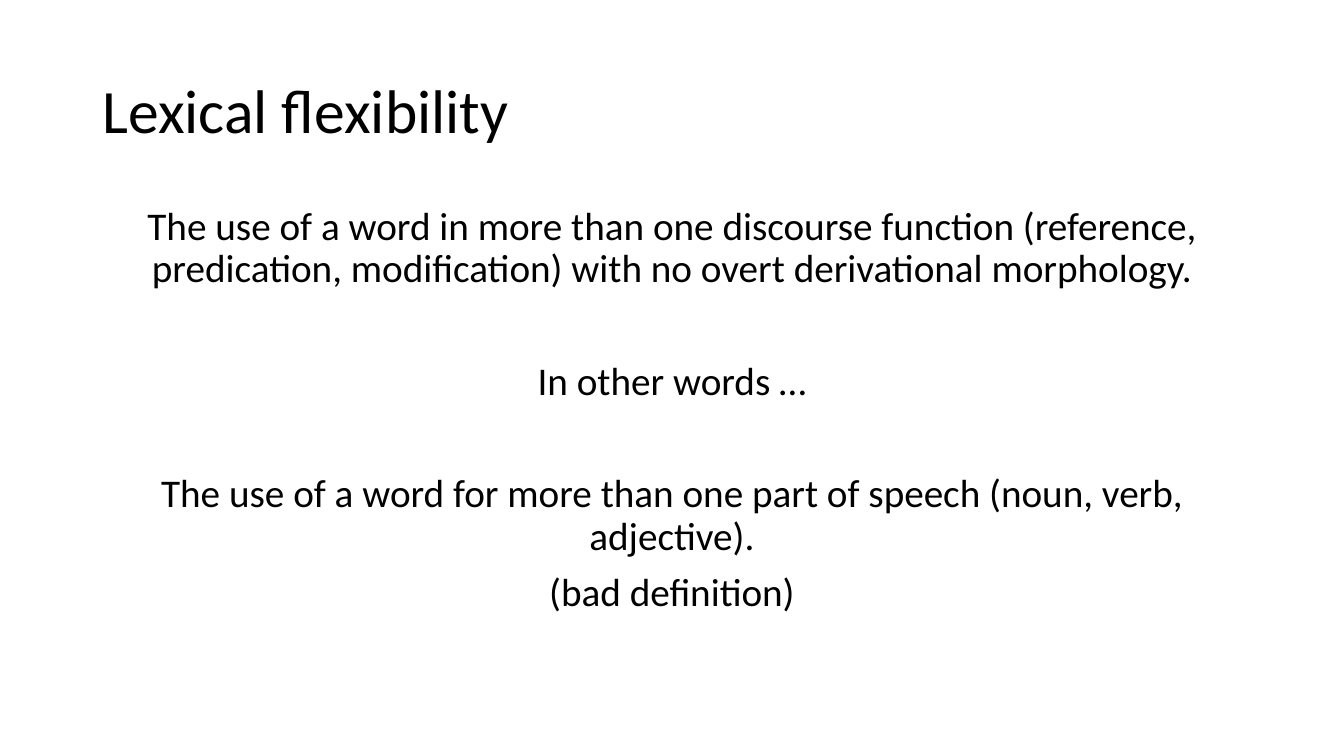
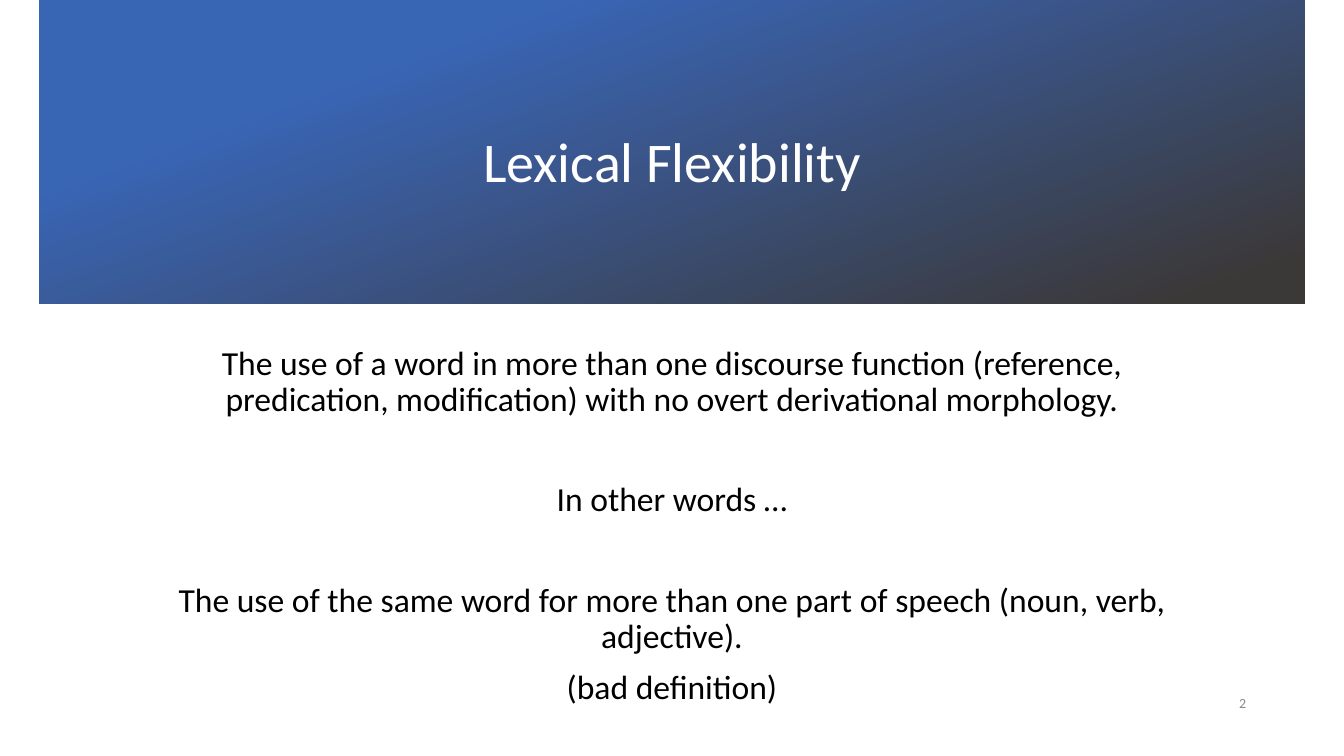
Before and after one commit to dwhieb/dissertation, a slide deck: slide 2 of publications/Lexical flexibility Expanding the empirical coverage/Lexical flexibility Expanding the empirical coverage.pptx. Drawn at 1344x756 pixels with LibreOffice and Linux fonts; fonts in the diff are those of the drawing; background and template pictures are left out. Boxes give left, top, right and bottom in pixels: in the first picture for what was removed or moved away, otherwise in the second. Text is boxed around its words. In the diff, an @@ line names an element or a change of style, - is before the commit and + after.

Commit message:
presentation slides

```diff
--- a/publications/Lexical flexibility Expanding the empirical coverage/Lexical flexibility Expanding the empirical coverage.pptx
+++ b/publications/Lexical flexibility Expanding the empirical coverage/Lexical flexibility Expanding the empirical coverage.pptx
@@ rectangle added at (39, 0, 1306, 303), fill gradient #3965B5 to #3B3838 @@
@@ title at (483, 143, 860, 191): text changed; size 44 to 40 pt; text colour #000000 to #FFFFFF @@
-Lexical flexibility
+Lexical Flexibility
@@ text "The use of a word ...": place and size @@
-text "The use of a word ..." at (147, 211, 1197, 612)
+text "The use of a word ..." at (179, 350, 1165, 654)
@@ text at (222, 350, 1122, 512): size 28 to 24 pt in "The use of a word in more ...", "In other words …", "(bad definition)" @@
@@ text at (179, 587, 1165, 654): text changed; size 28 to 24 pt @@
-The use of a word for more than one part of speech (noun, verb, adjective).
+The use of the same word for more than one part of speech (noun, verb, adjective).
@@ page number added at (1239, 699, 1246, 708), 10 pt, text #898989 @@
+2
```
Also in this commit, not shown: 6 other slides changed, 63 slides added, 2 slides removed, 4 other files.
